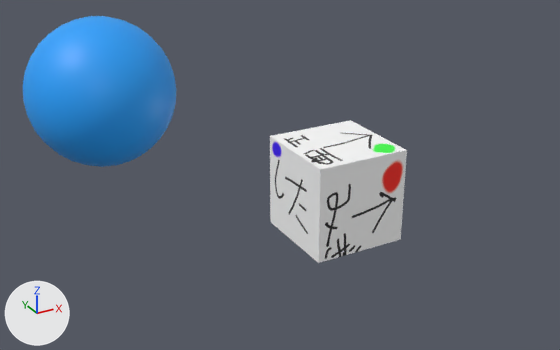
Two versions of the Blender file Resources/LevelData/LevelData1/LevelEditor.blend, one commit apart.
Camera for both pictures: a 50 mm camera at (-8.08, -12.3, 6.72) aimed at (-2.33, -1.84, 1.49). Lighting does not change. The marker at lower left points along +X, +Y and +Z.
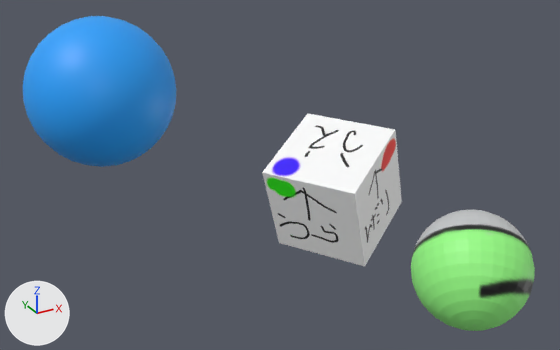
Where the newer file only moved an object's origin or applied its transform, the numbers keep the older frame.

Boxes (x1, y1, x2, y2) around the edits, measured in the pictures (560 x 350 px):
'Cube', reshaped (7% taller): before (270, 120, 407, 263); after (262, 113, 402, 266)
'TD2_Enemy', added (green): after (411, 210, 535, 331)

The edits, one by one:
Picture 'enemy.png.001' (img_enemy_png_001) is new.
Material 'マテリアル.040' (mat_マテリアル_040) is new.
Its texture is img_enemy_png_001.
me_cube_004 has 8 vertices, 12 faces and spans x -1.0..1.0, y -1.0..1.0, z -1.0..1.0.
me_cube_004 is used by ob_cube; location (0.0, 0.0, 0.0).
me_cube_004 part 1: the whole mesh is multiplied about its middle by the matrix ((-0.283, 0.521, 0.806), (-0.172, -0.854, 0.491), (0.944, 0.0, 0.331)).
Mesh me_td2_enemy_001 is new.
It is a UV sphere (32 segments, 16 rings, poles along z) spanning x -1.0..1.0, y -1.06..0.94, z -0.84..1.16.
It uses material mat_マテリアル_040 (picture img_enemy_png_001).
Object 'TD2_Enemy' (ob_td2_enemy) is new; it shows me_td2_enemy_001.
Its location is (0.0, -4.08, 0.0).
Its rotation in degrees is (0, 59, 55).
